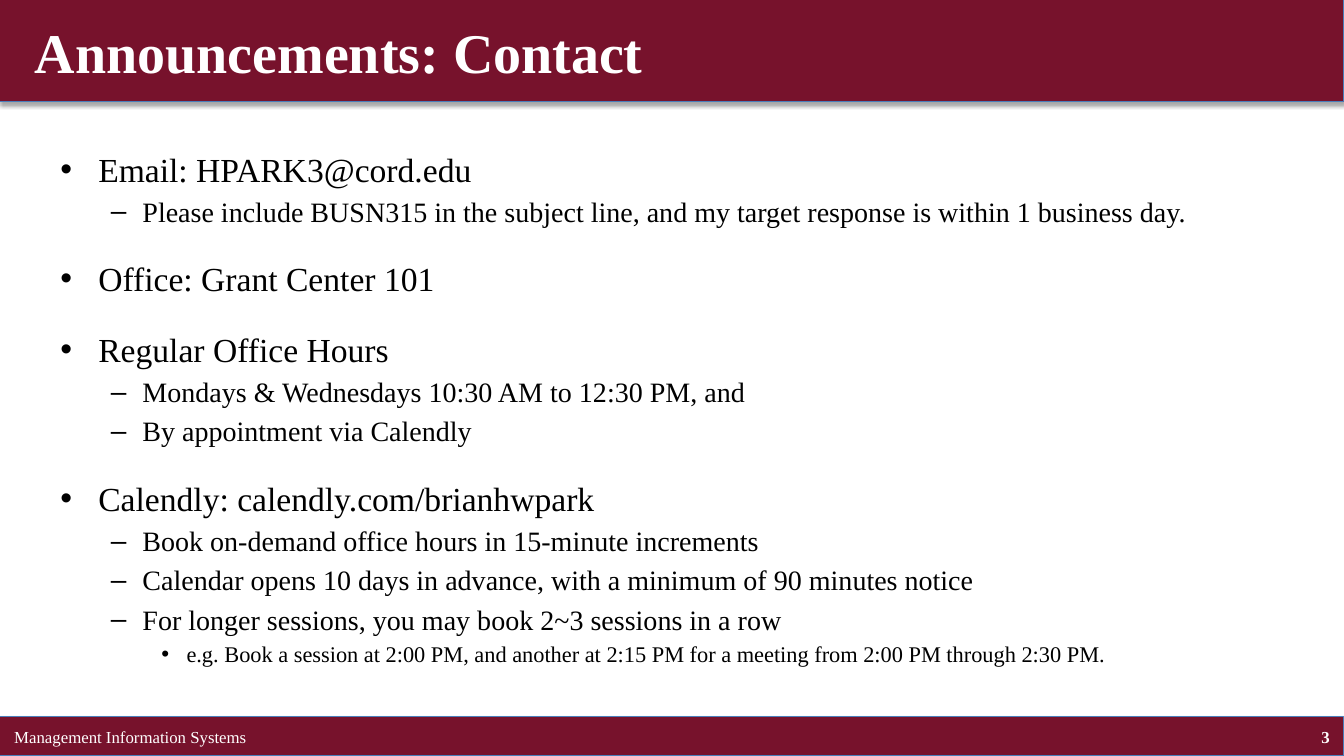
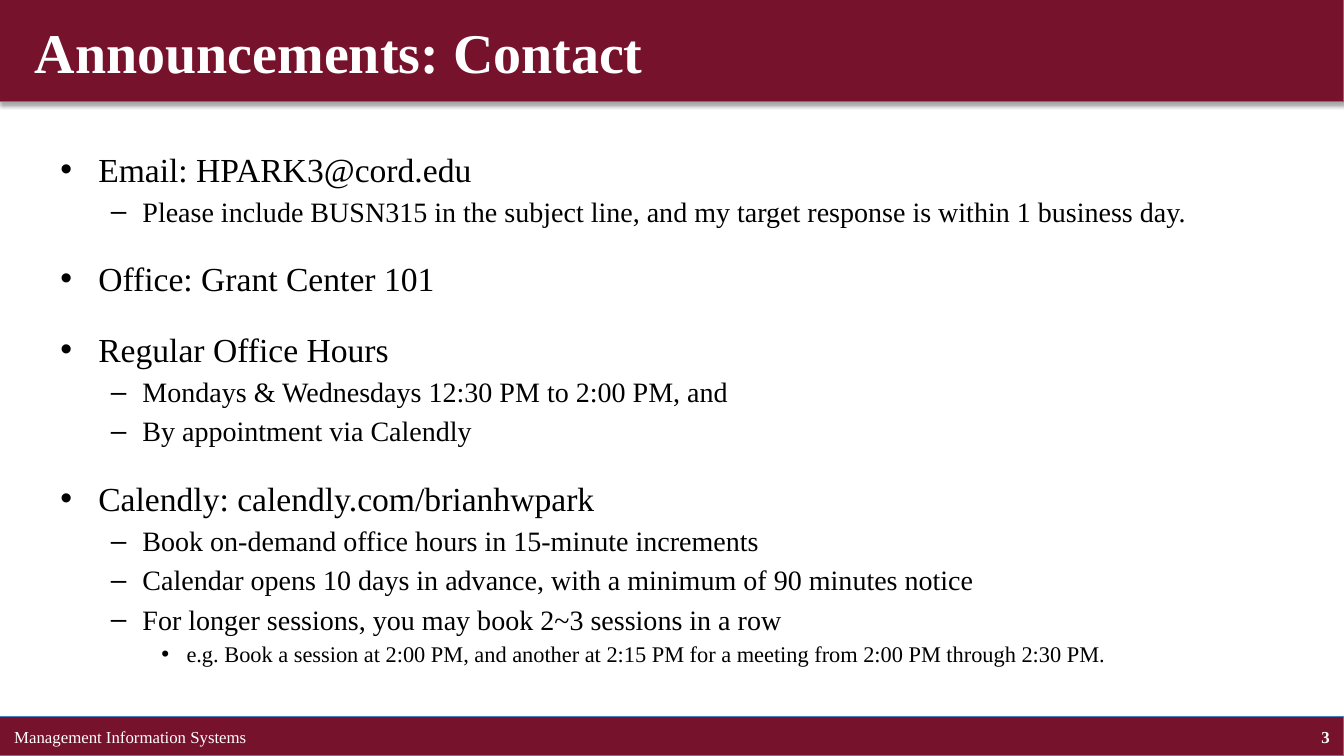
Before and after one commit to brianhwpark/brianhwpark.github.io, a slide deck: slide 3 of files/teaching-resources/concordiacollege-busn-315/busn-315-lecture-note/busn315-ch00.pptx. Drawn at 1344x756 pixels with LibreOffice and Linux fonts; fonts in the diff are those of the drawing. Boxes give left, top, right and bottom in pixels: in the first picture for what was removed or moved away, otherwise in the second. Text is boxed around its words. In the diff, an @@ line names an element or a change of style, - is before the commit and + after.

```diff
--- a/files/teaching-resources/concordiacollege-busn-315/busn-315-lecture-note/busn315-ch00.pptx
+++ b/files/teaching-resources/concordiacollege-busn-315/busn-315-lecture-note/busn315-ch00.pptx
@@ text at [142,382,727,408]: text changed @@
-  – Mondays & Wednesdays 10:30 AM to 12:30 PM, and
+  – Mondays & Wednesdays 12:30 PM to 2:00 PM, and
```
Also in this commit, not shown: 8 other slides changed, 7 slides added, 10 other files.
